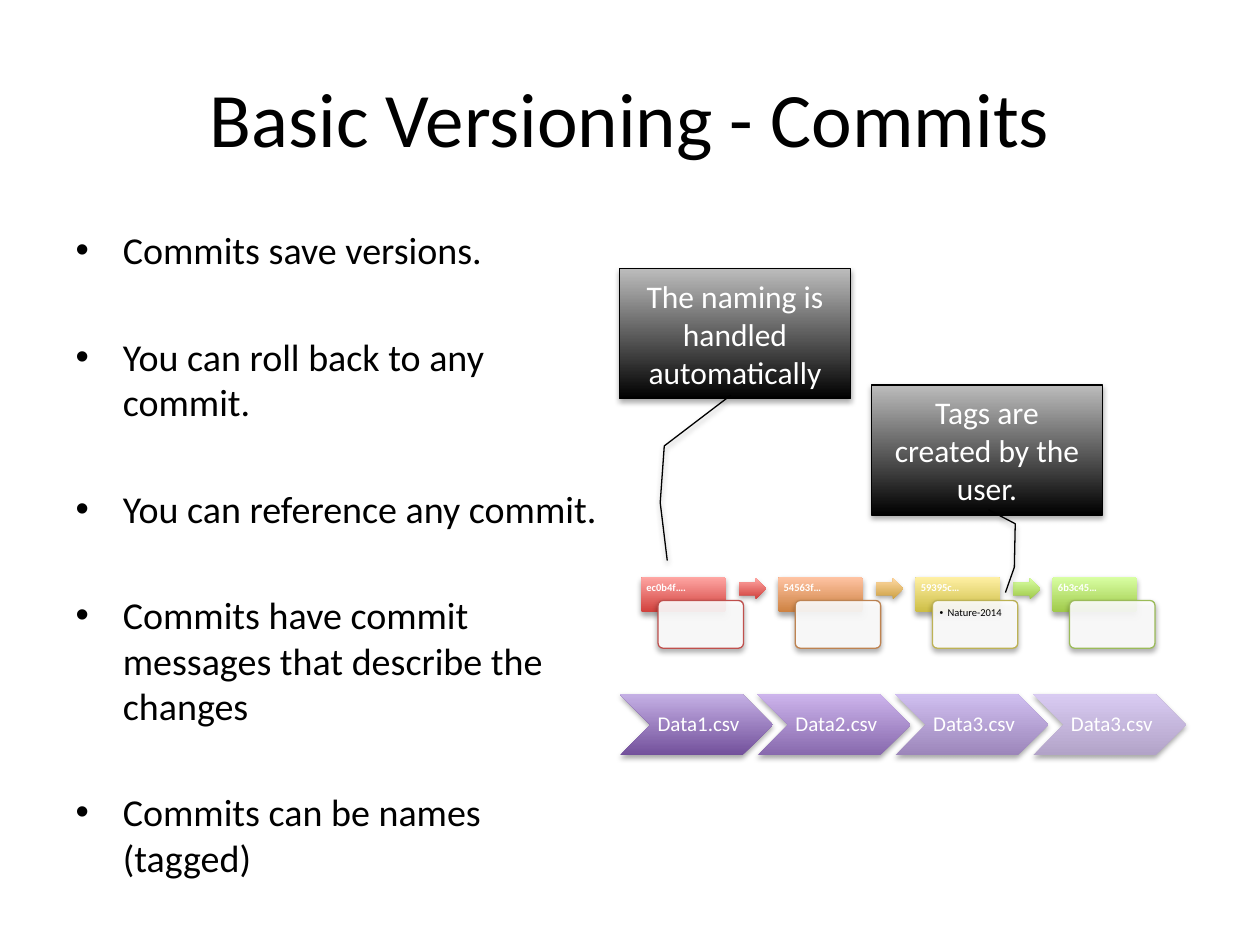
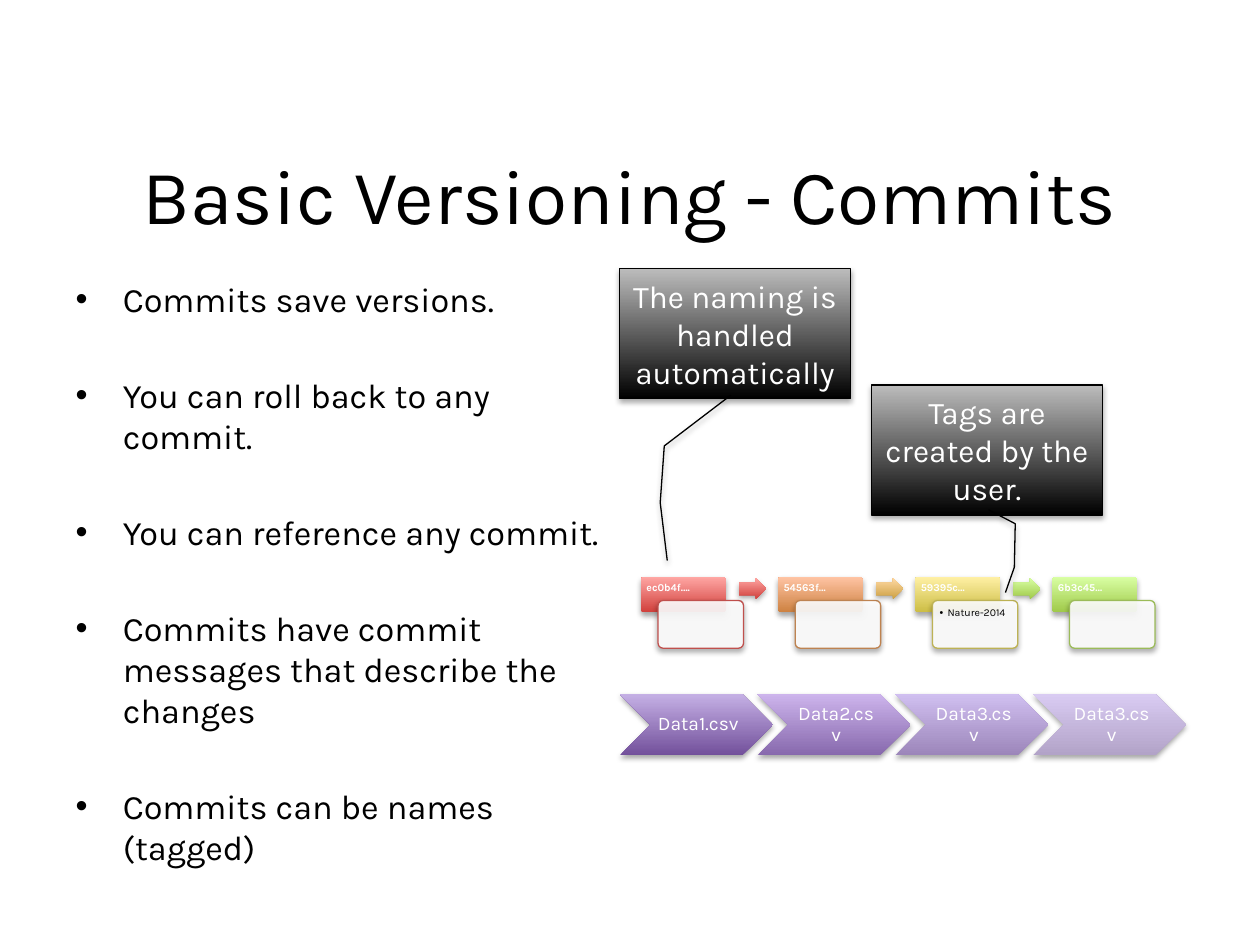
Before and after one commit to psu-libraries/github_workshop, a slide deck: slide 10 of github_workshop_slides.pptx (slide 12 before the commit). Drawn at 1260x945 pixels with LibreOffice and Linux fonts; fonts in the diff are those of the drawing; background and template pictures are left out. Boxes give left, top, right and bottom in pixels: in the first picture for what was removed or moved away, otherwise in the second. Text is boxed around its words. In the diff, an @@ line names an element or a change of style, - is before the commit and + after.

```diff
--- a/github_workshop_slides.pptx
+++ b/github_workshop_slides.pptx
@@ title "Basic Versioning - Commits": place and size @@
-title "Basic Versioning - Commits" at (210, 94, 1049, 161)
+title "Basic Versioning - Commits" at (143, 171, 1116, 242)
@@ text "Commits save versions.": place and size @@
-text "Commits save versions." at (123, 238, 596, 827)
+text "Commits save versions." at (123, 288, 598, 820)
@@ text "Commits save versions." at (123, 288, 598, 820): size 21.7 to 19.6 pt, font Calibri to Karla @@
@@ font Calibri to Karla in 8 elements at (620, 268, 850, 398), (872, 386, 1102, 515), (143, 171, 1116, 242), (646, 584, 690, 591), (784, 584, 826, 591), (921, 584, 965, 591), (948, 609, 1006, 616), (1058, 584, 1102, 591) @@
@@ size 12 to 11 pt, font Calibri to Karla in 4 elements at (658, 718, 739, 730), (798, 708, 874, 720), (936, 708, 1012, 720), (1074, 708, 1150, 720) @@
```
Also in this commit, not shown: 12 other slides changed, 1 slide added, 4 slides removed.
